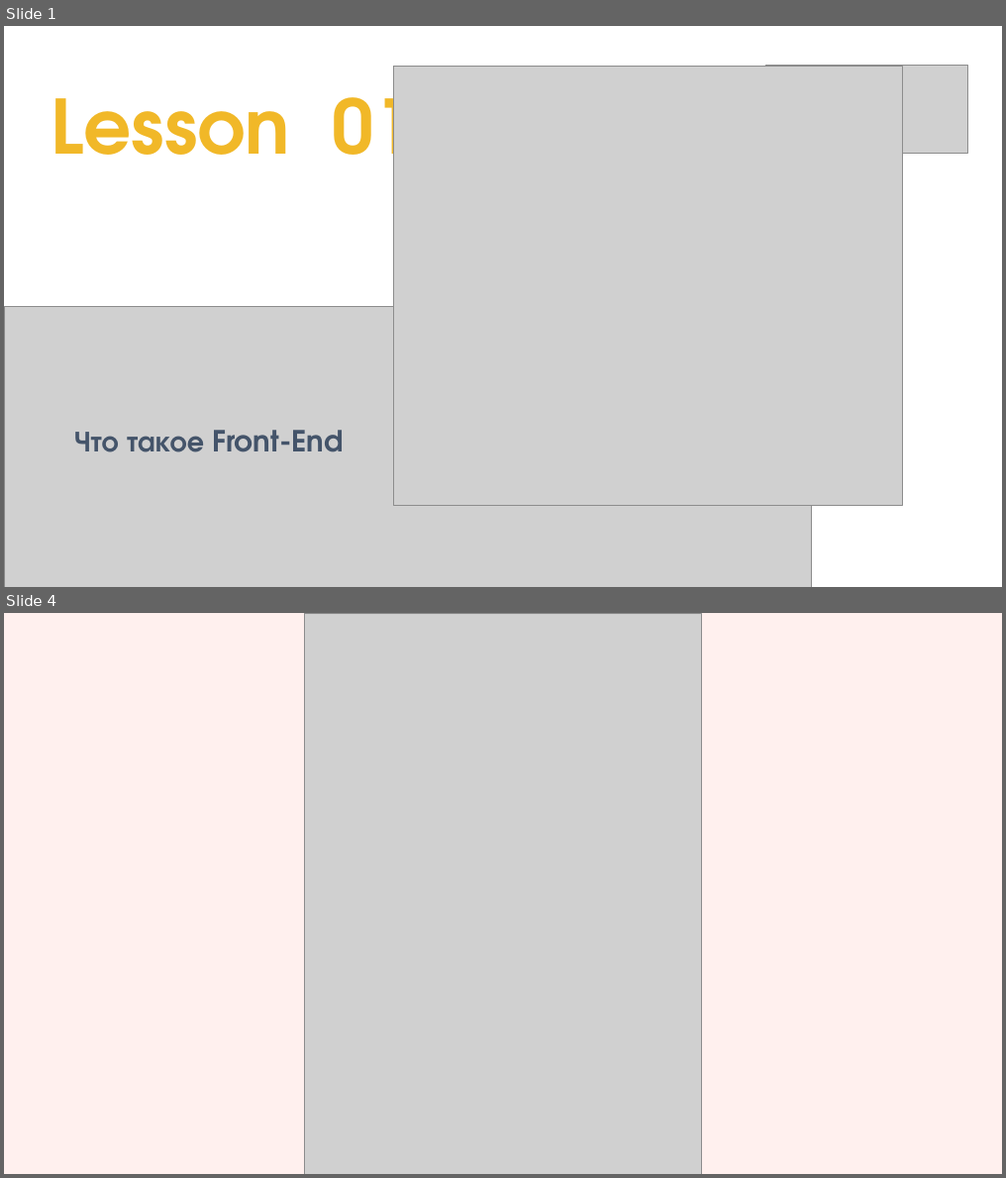
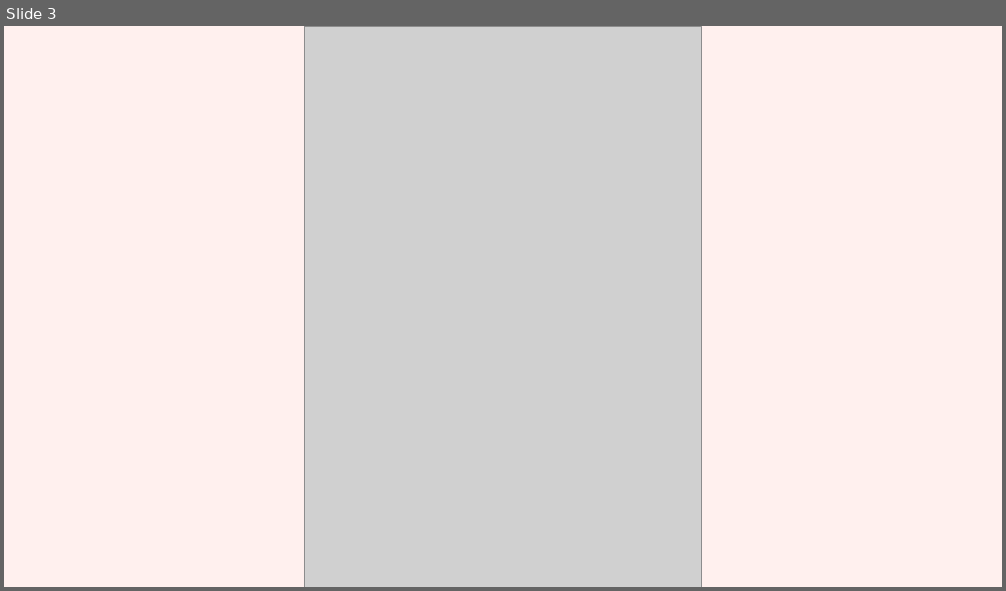
Before and after one commit to SnisarOnline/BeetrootAcademy--all_lessons, a slide deck: 1_HTML/01_02-What_is_Front-End+HTML5/presentation.pptx. Shown one above the other, each under a label of ours: slides 1 and 4 before the commit, slide 3 after it; the slides between them are not shown. The pictures are 1006x1178 and 1006x591 pixels, drawn with LibreOffice and Linux fonts; fonts in the diff are those of the drawing; grey boxes stand for pictures. Boxes give left, top, right and bottom in pixels: in the first picture for what was removed or moved away, otherwise in the second. Text is boxed around its words. In the diff, an @@ line names an element or a change of style, - is before the commit and + after.

```diff
--- a/1_HTML/01_02-What_is_Front-End+HTML5/presentation.pptx
+++ b/1_HTML/01_02-What_is_Front-End+HTML5/presentation.pptx
@@ slide 1 removed at <box>4,26,1002,587</box>, background #FFFFFF @@
@@ text removed at <box>51,73,416,184</box> @@
-Lesson 01
@@ picture removed at <box>393,66,902,506</box> @@
@@ picture removed at <box>766,65,967,154</box> @@
@@ picture removed at <box>4,307,812,587</box> @@
@@ text removed at <box>74,430,343,453</box> @@
-Что такое Front-End
@@ what was slide 4 is now slide 3 @@
```
Also in this commit, not shown: 2 slides changed, 1 slide added, 1 other slide removed, 2 other files.
